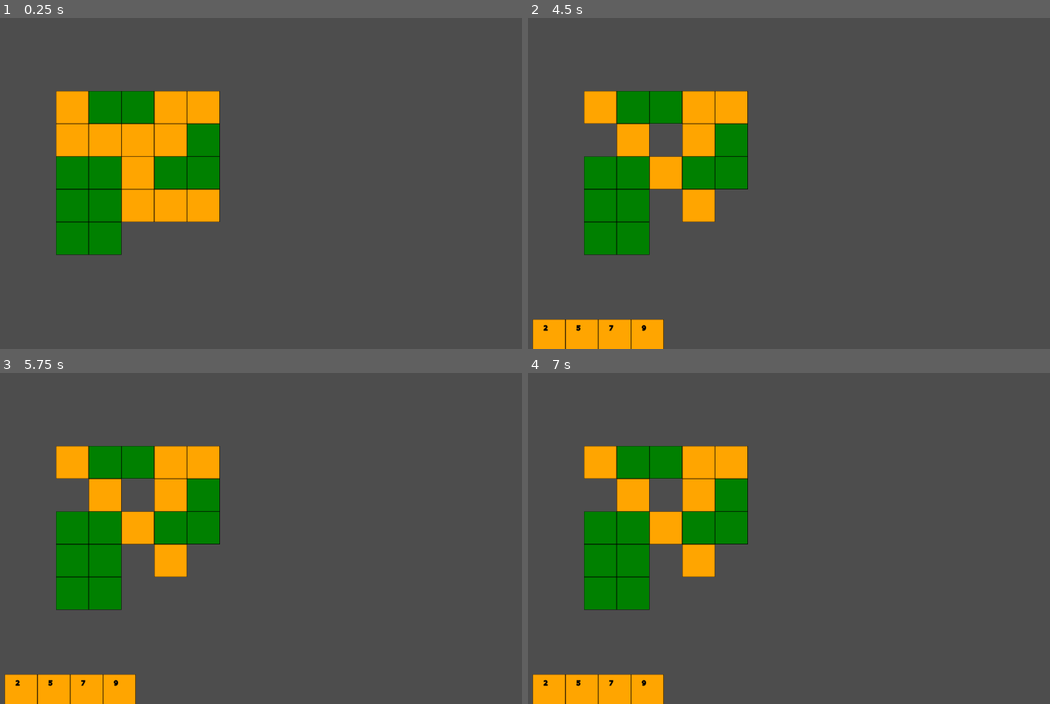
Above: before the commit, frames 1-4 (two rows, left to right).
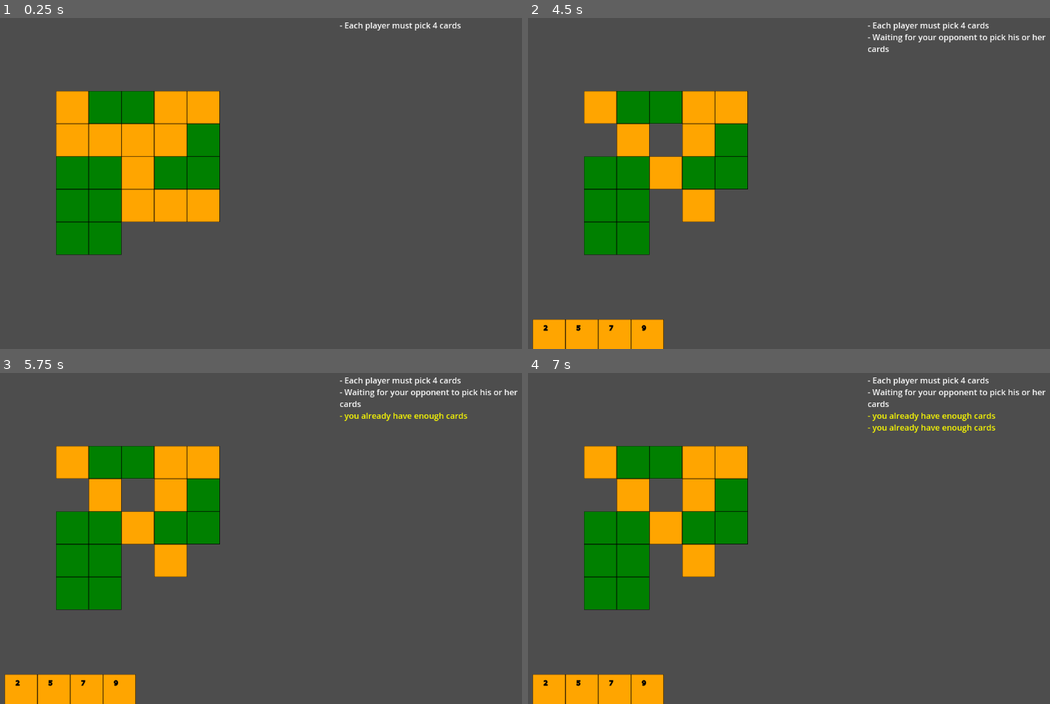
Above: after the commit, the same moments.

Repository: gturri/godot-coda
Game: Godot game, scene res://board.tscn
Same seed, same stepped clock (60 frames per second), same inputs: the game is played once before the commit and once after it. This scene is started directly instead of the project's main scene.
Inputs (mouse positions are in pixels of both pictures, inside the frame that each line leads up to):
- Up to frame 1 (0.25 s): no input
- Up to frame 2 (4.5 s): tap Enter at 0.5, 2, 3.5 s; move the mouse to (898, 166) at 0.52 s; press the mouse at (898, 166) at 0.53 s; tap Space at 1.25, 2.75, 4.25 s; move the mouse to (648, 200) at 1.27 s; release the mouse at (648, 200) at 1.28 s; click (648, 200) at 1.35 s; move the mouse to (825, 110) at 2.02 s; press the mouse at (825, 110) at 2.03 s; move the mouse to (736, 249) at 2.77 s; release the mouse at (736, 249) at 2.78 s; click (736, 249) at 2.85 s; move the mouse to (945, 233) at 3.52 s; press the mouse at (945, 233) at 3.53 s; move the mouse to (590, 133) at 4.27 s; release the mouse at (590, 133) at 4.28 s; click (590, 133) at 4.35 s
- Up to frame 3 (5.75 s): move the mouse to (271, 538) at 5.02 s; press the mouse at (271, 538) at 5.03 s
- Up to frame 4 (7 s): move the mouse to (679, 455) at 5.77 s; release the mouse at (679, 455) at 5.78 s; click (679, 455) at 5.85 s; move the mouse to (898, 521) at 6.52 s; press the mouse at (898, 521) at 6.53 s

The runs differ from the first frame. In frame 1, 0.2% of the frame differs, in the area x 65-89%, y 1-4%; in frame 2, 0.5%; in frame 3, 0.8%; in frame 4, 1.0%, in the area x 65-100%, y 1-19%.

Commit message:
display messages to users

Diff:
--- /dev/null
+++ b/InfoArea.gd
@@ -0,0 +1,9 @@
+extends RichTextLabel
+
+func log_info(message: String) -> void:
+	append_text("- " + message + "\n")
+
+func log_warning(message: String) -> void:
+	push_color(Color.YELLOW)
+	log_info(message)
+	pop()
--- /dev/null
+++ b/InfoArea.tscn
@@ -0,0 +1,11 @@
+[gd_scene load_steps=2 format=3 uid="uid://7nus6x8j4goo"]
+
+[ext_resource type="Script" path="res://InfoArea.gd" id="1_g3urw"]
+
+[node name="InfoArea" type="RichTextLabel"]
+offset_left = -1.0
+offset_top = 1.0
+offset_right = 380.0
+offset_bottom = 645.0
+bbcode_enabled = true
+script = ExtResource("1_g3urw")
--- a/board.gd
+++ b/board.gd
@@ -2,6 +2,9 @@
 
 var isInitializationPhase := true
 @export var nbCardsInitially := 4
+
+func _ready():
+	$InfoArea.log_info("Each player must pick " + str(nbCardsInitially) + " cards")
 
 func on_card_drawn(card: Card, card_id: int):
 	if isInitializationPhase:
@@ -9,9 +12,10 @@
 			$AvailableTiles.player_picked_card.rpc(card_id)
 			$CurrentPlayerHand.add_card(card)
 			$OpponentHand.add_card_remotely.rpc(CardSerializer.serialize_card(card))
+			if $CurrentPlayerHand.cards.size() == nbCardsInitially and $OpponentHand.cards.size() < nbCardsInitially:
+				$InfoArea.log_info("Waiting for your opponent to pick his or her cards")
 		else:
-			print("User hand is already full")
-			# TODO: display a warning to the player?
+			$InfoArea.log_warning("you already have enough cards")
 			return
 	else:
 		pass #TODO
--- a/board.tscn
+++ b/board.tscn
@@ -1,8 +1,9 @@
-[gd_scene load_steps=4 format=3 uid="uid://cnekhgng88e36"]
+[gd_scene load_steps=5 format=3 uid="uid://cnekhgng88e36"]
 
 [ext_resource type="Script" path="res://board.gd" id="1_8lpg8"]
 [ext_resource type="PackedScene" uid="uid://dcf5xakj75jbd" path="res://available_tiles.tscn" id="1_lhp38"]
 [ext_resource type="PackedScene" uid="uid://hp0x7r5vkjxv" path="res://PlayerHand.tscn" id="2_3pi1m"]
+[ext_resource type="PackedScene" uid="uid://7nus6x8j4goo" path="res://InfoArea.tscn" id="4_xewae"]
 
 [node name="Board" type="Node2D"]
 script = ExtResource("1_8lpg8")
@@ -17,6 +18,12 @@
 position = Vector2(180, 16)
 isCurrentPlayer = false
 
+[node name="InfoArea" parent="." instance=ExtResource("4_xewae")]
+offset_left = 770.0
+offset_top = 4.0
+offset_right = 1151.0
+offset_bottom = 648.0
+
 [connection signal="cardDrawn" from="AvailableTiles" to="." method="on_card_drawn"]
 [connection signal="cardAdded" from="CurrentPlayerHand" to="." method="on_card_added_to_player_hand"]
 [connection signal="cardAdded" from="OpponentHand" to="." method="on_card_added_to_player_hand"]
